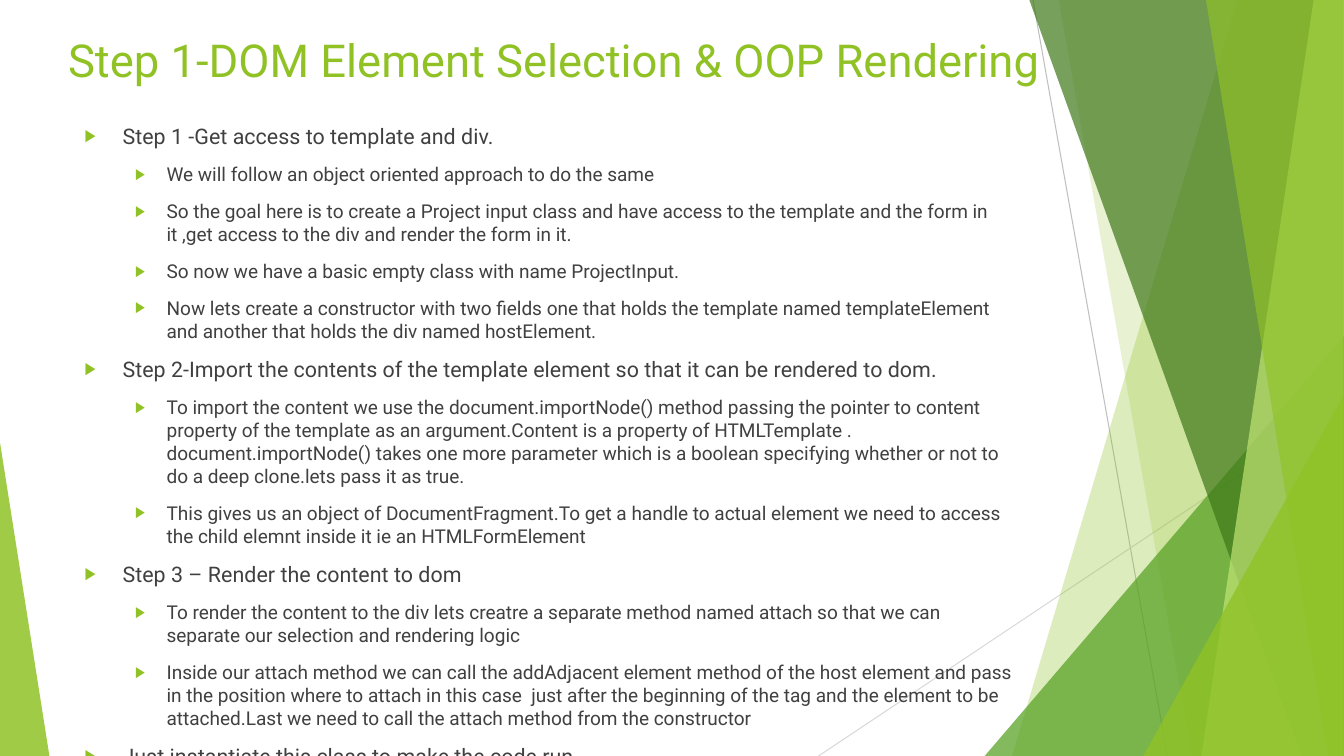
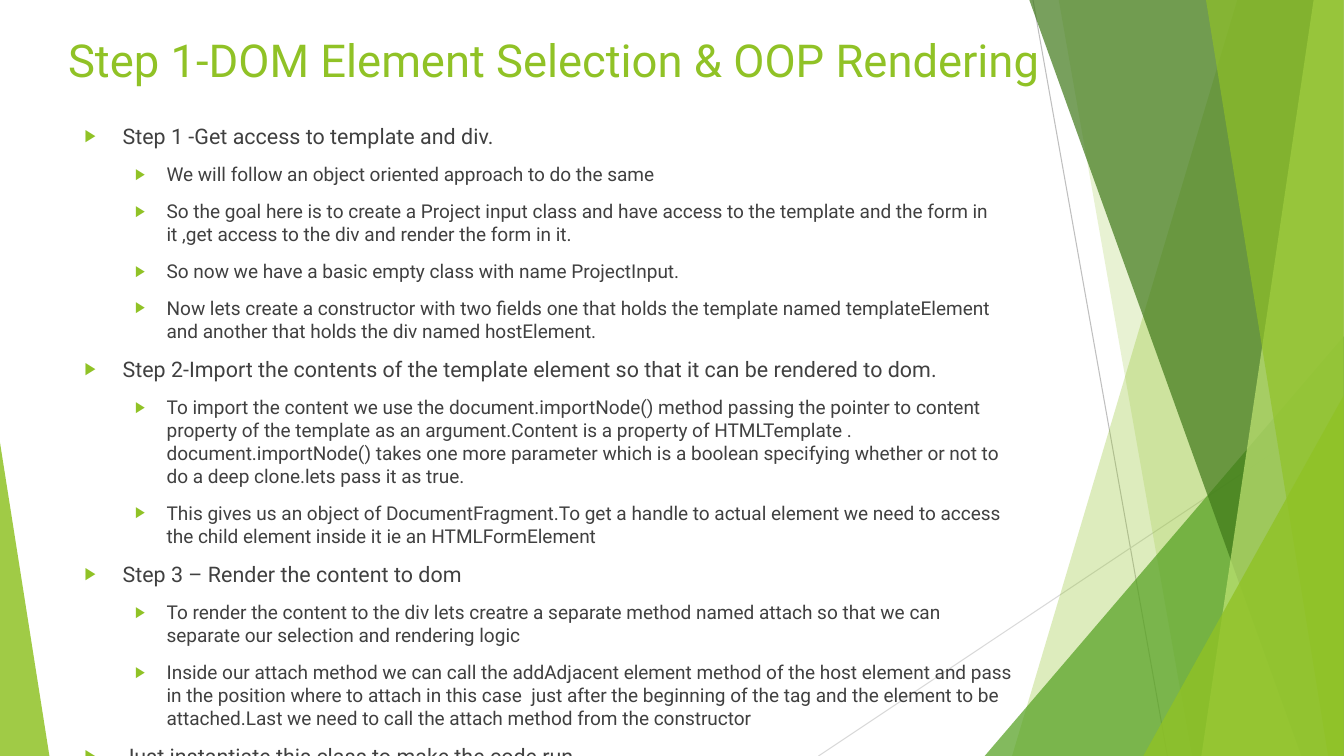
Before and after one commit to rudhrainfogain/TypeScript, a slide deck: slide 109 of PPT/TypeScriptv9.pptx. Drawn at 1344x756 pixels with LibreOffice and Linux fonts; fonts in the diff are those of the drawing. Boxes give left, top, right and bottom in pixels: in the first picture for what was removed or moved away, otherwise in the second. Text is boxed around its words. In the diff, an @@ line names an element or a change of style, - is before the commit and + after.

Commit message:
Step-6 Rendering Project Lists

```diff
--- a/PPT/TypeScriptv9.pptx
+++ b/PPT/TypeScriptv9.pptx
@@ text at bbox=[167, 505, 1001, 543]: text changed @@
-  ▶ This gives us an object of DocumentFragment.To get a handle to actual element we need to access the child elemnt inside it ie an HTMLFormElement
+  ▶ This gives us an object of DocumentFragment.To get a handle to actual element we need to access the child element inside it ie an HTMLFormElement
```
Also in this commit, not shown: 3 other slides changed, 2 slides added, 2 other files.
